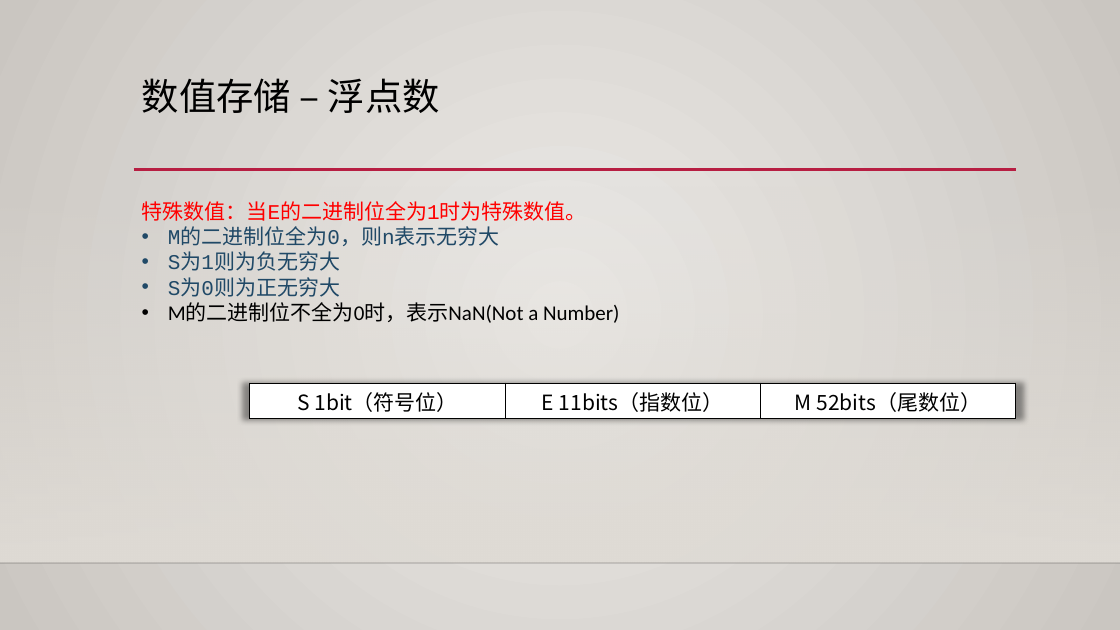
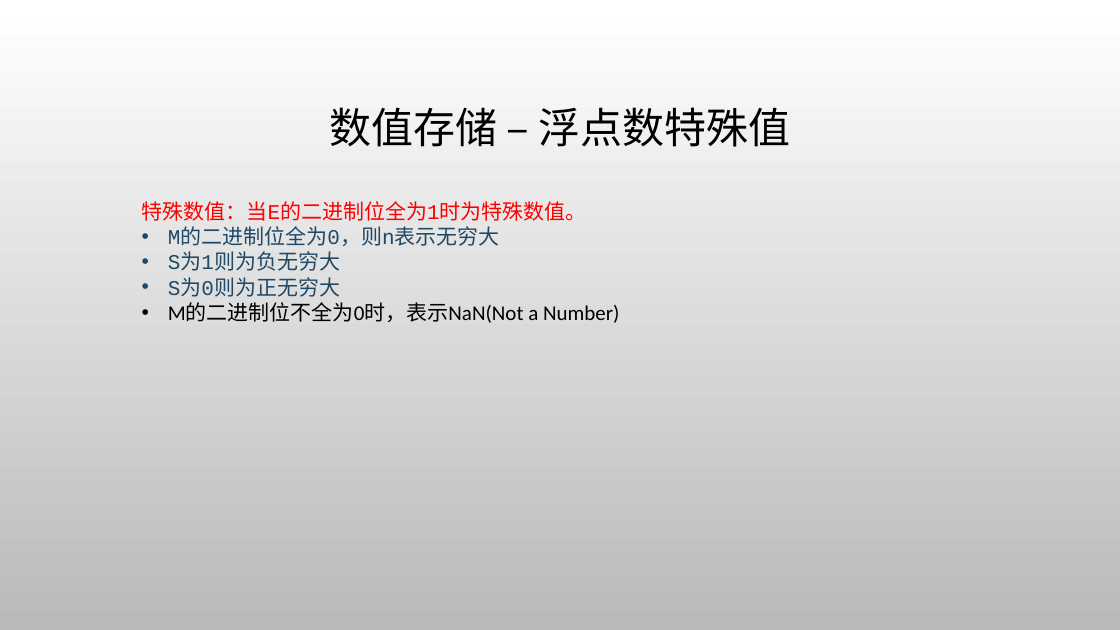
Before and after one commit to albertclass/Lessons, a slide deck: slide 13 of advance c++/courseware.pptx (slide 12 before the commit). Drawn at 1120x630 pixels with LibreOffice and Linux fonts; fonts in the diff are those of the drawing; background and template pictures are left out. Boxes give left, top, right and bottom in pixels: in the first picture for what was removed or moved away, otherwise in the second. Text is boxed around its words. In the diff, an @@ line names an element or a change of style, - is before the commit and + after.

```diff
--- a/advance c++/courseware.pptx
+++ b/advance c++/courseware.pptx
@@ background gradient #ECEAE7 to #CAC7C1 to picture (left out) @@
@@ title "数值存储 – 浮点数特殊值" at bbox=[329, 107, 791, 147]: vertical alignment top to middle @@
@@ title at bbox=[329, 107, 791, 147]: text changed; size 32 to 36 pt @@
-数值存储 – 浮点数
+数值存储 – 浮点数特殊值
@@ line removed from (134, 170) to (1017, 170) @@
@@ rectangle removed at bbox=[0, 186, 1120, 563] @@
@@ table removed at bbox=[250, 383, 1017, 418], 1 rows, 3 columns @@
-S 1bit（符号位） | E 11bits（指数位） | M 52bits（尾数位）
@@ line removed from (0, 563) to (1120, 563) @@
```
Also in this commit, not shown: 18 other slides changed, 4 slides added, 1 slide removed, 55 other files.
